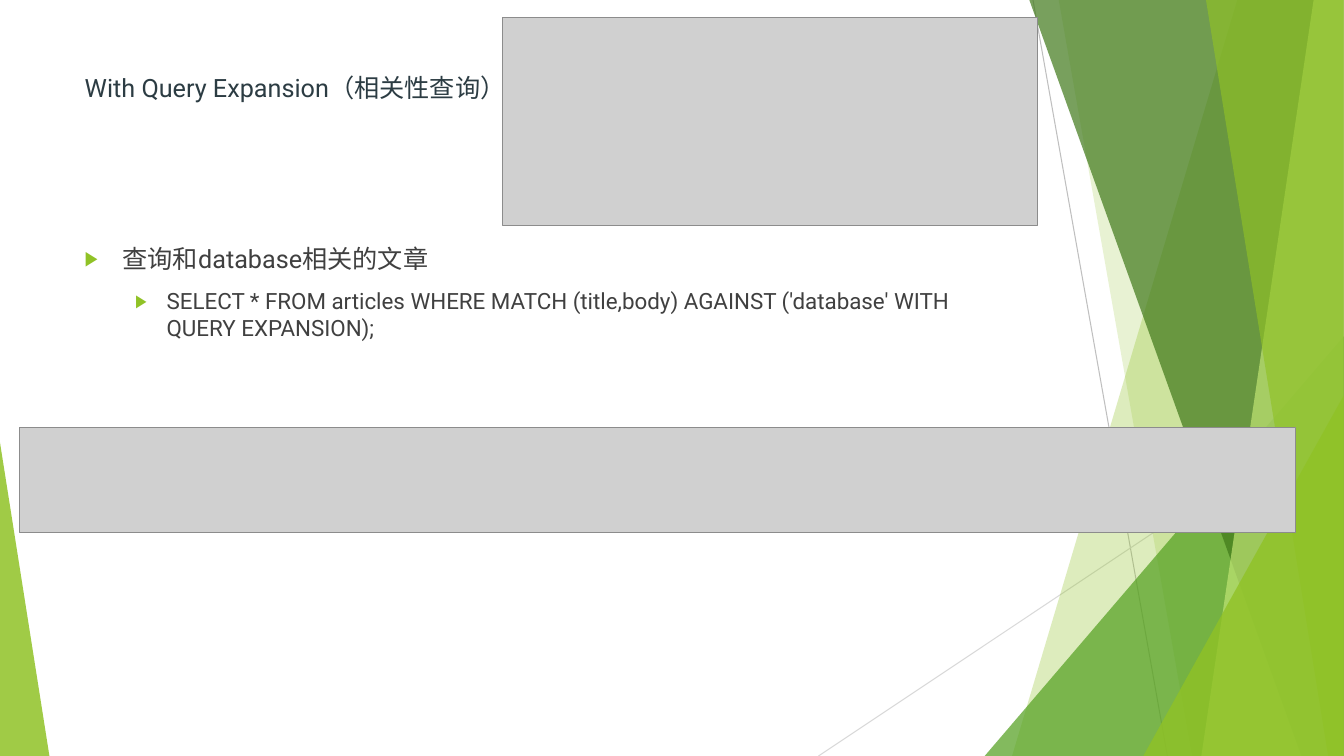
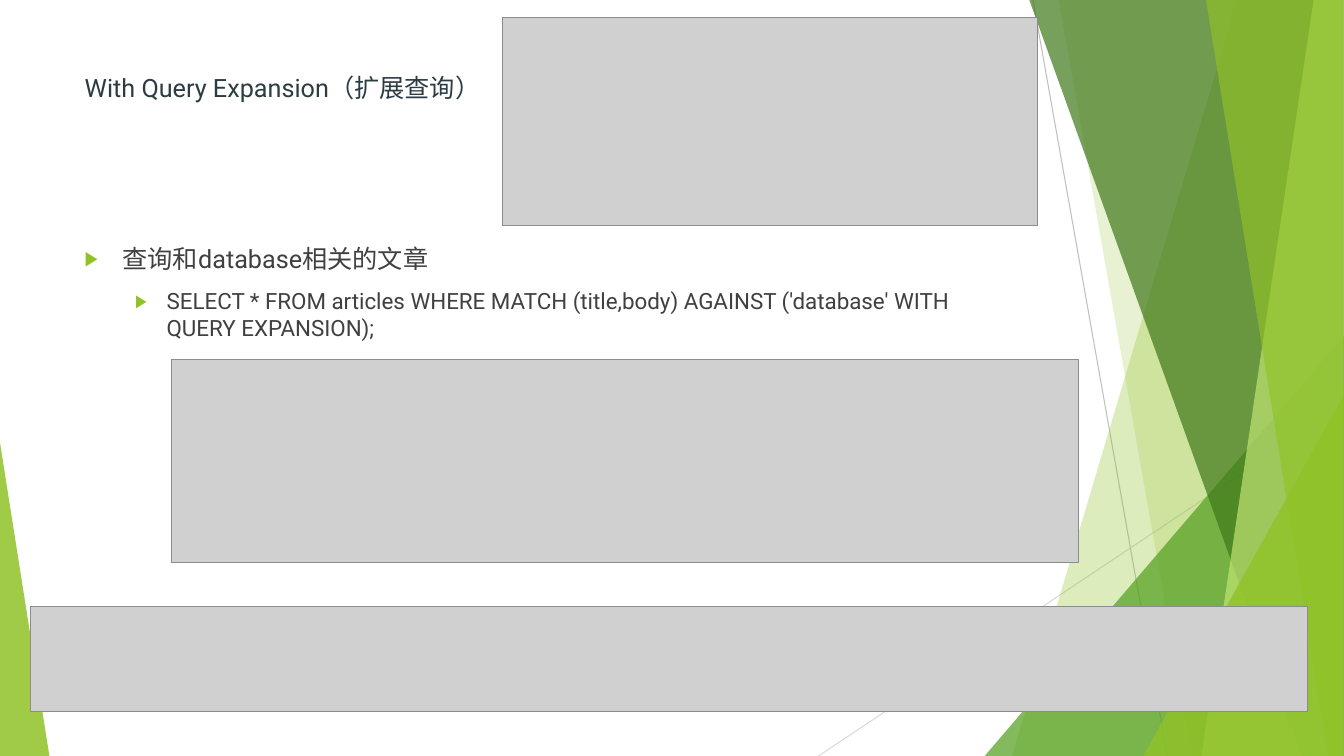
Before and after one commit to haoxuebing/Mysql_full_text_search, a slide deck: slide 20 of mysql全文检索.pptx. Drawn at 1344x756 pixels with LibreOffice and Linux fonts; fonts in the diff are those of the drawing; grey boxes stand for pictures. Boxes give left, top, right and bottom in pixels: in the first picture for what was removed or moved away, otherwise in the second. Text is boxed around its words. In the diff, an @@ line names an element or a change of style, - is before the commit and + after.

Commit message:
修改

```diff
--- a/mysql全文检索.pptx
+++ b/mysql全文检索.pptx
@@ title at bbox=[85, 75, 480, 103]: text changed @@
-  With Query Expansion（相关性查询）
+  With Query Expansion（扩展查询）
@@ picture added at bbox=[171, 360, 1079, 563] @@
@@ picture: place and size @@
-picture at bbox=[19, 427, 1297, 532]
+picture at bbox=[31, 606, 1309, 711]
```
